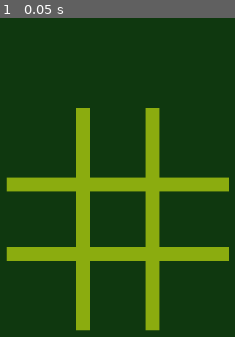
Above: before the commit, frame 1.
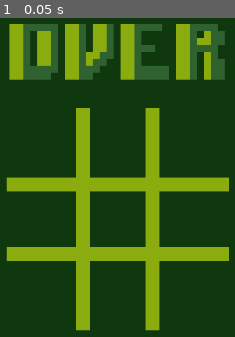
Above: after the commit, the same moment.

Repository: kyodaii/this-is-tictactoe
Game: Godot game, scene res://Game.tscn
The game is run twice, just before and just after one commit, with the same random seed, the same clock (stepped at 60 frames per second) and the same inputs.
Inputs:
- Up to frame 1 (0.05 s): no input

The runs differ from the first frame. In frame 1, 12% of the frame differs, in the area x 3-96%, y 1-20%.

Commit message:
win state rdy

Diff:
--- a/Game.tscn
+++ b/Game.tscn
@@ -1,8 +1,9 @@
-[gd_scene load_steps=4 format=3 uid="uid://ccldumoegdd5r"]
+[gd_scene load_steps=5 format=3 uid="uid://ccldumoegdd5r"]
 
 [ext_resource type="Texture2D" uid="uid://bw4fwwn647eii" path="res://sprites/tictactoegrid.png" id="1_you7v"]
 [ext_resource type="Script" path="res://CellManager.gd" id="2_roqax"]
 [ext_resource type="PackedScene" uid="uid://d1dxfsq7bwwdw" path="res://cell.tscn" id="2_s1sg2"]
+[ext_resource type="Texture2D" uid="uid://if1pnj4h0heg" path="res://sprites/win_state.png" id="4_058vy"]
 
 [node name="Game" type="Node2D"]
 
@@ -40,3 +41,8 @@
 
 [node name="Cell9" parent="CellManager" instance=ExtResource("2_s1sg2")]
 position = Vector2(686, 426)
+
+[node name="WinState" type="Sprite2D" parent="."]
+position = Vector2(584, 89.0001)
+scale = Vector2(10, 10)
+texture = ExtResource("4_058vy")
Binary file changed: sprites/win_state.png
Not shown, changed: sprites/win_state.png.import
